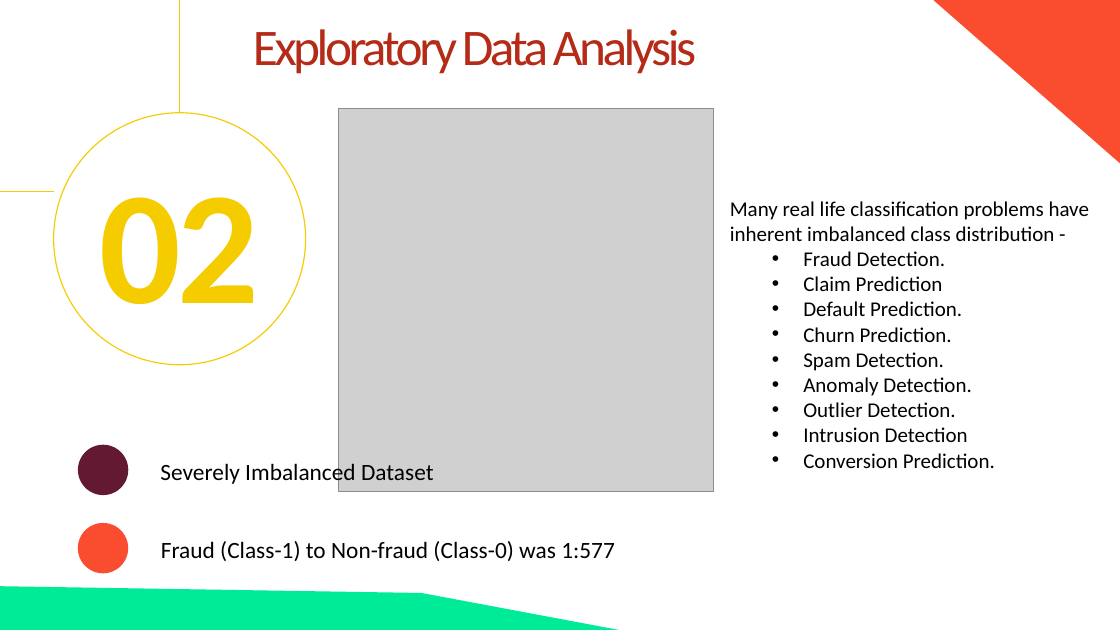
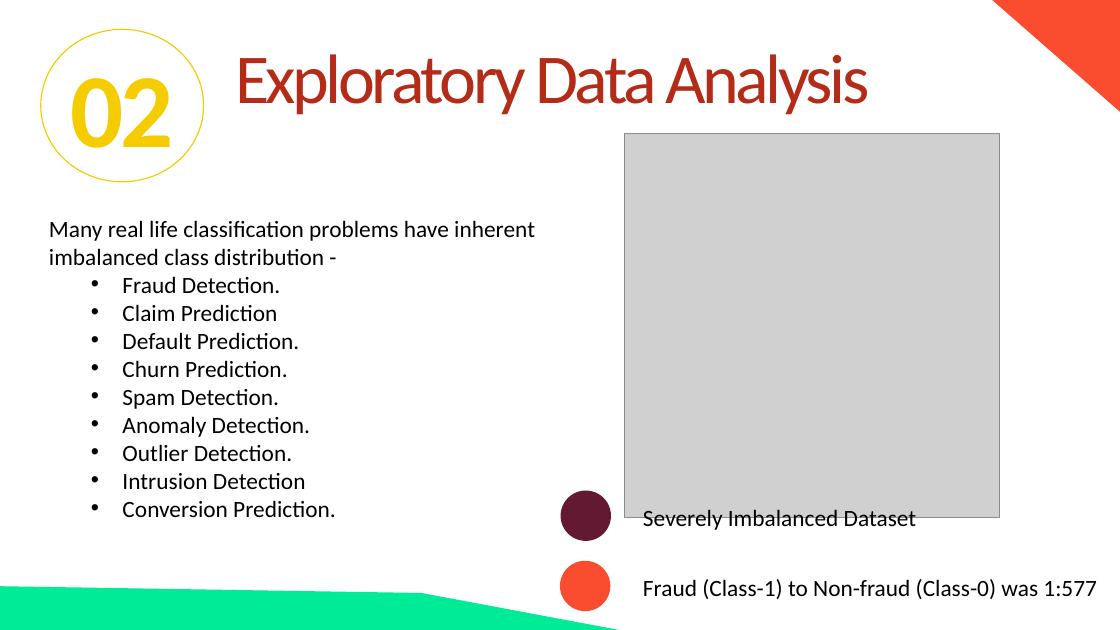
Before and after one commit to fbrowther/Detecting-Fraudulent-Credit-Card-Transactions-Using-Machine-Learning, a slide deck: slide 5 of P4_G4_Presentation - CreditCardTransactions.pptx. Drawn at 1120x630 pixels with LibreOffice and Linux fonts; fonts in the diff are those of the drawing; grey boxes stand for pictures. Boxes give left, top, right and bottom in pixels: in the first picture for what was removed or moved away, otherwise in the second. Text is boxed around its words. In the diff, an @@ line names an element or a change of style, - is before the commit and + after.

```diff
--- a/P4_G4_Presentation - CreditCardTransactions.pptx
+++ b/P4_G4_Presentation - CreditCardTransactions.pptx
@@ ellipse added at [40, 29, 203, 182], outline #F5CC00 1 pt @@
@@ line removed from (180, 0) to (180, 113) @@
@@ text "Exploratory Data Analysis": place and size @@
-text "Exploratory Data Analysis" at [253, 29, 696, 74]
+text "Exploratory Data Analysis" at [235, 54, 869, 115]
@@ text "Exploratory Data Analysis" at [235, 54, 869, 115]: size 44 to 60 pt @@
@@ right triangle: place and size @@
-right triangle at [933, 0, 1120, 163]
+right triangle at [962, 0, 1120, 137]
@@ text "02": place and size @@
-text "02" at [100, 197, 260, 340]
+text "02" at [71, 78, 174, 172]
@@ text "02" at [71, 78, 174, 172]: size 138 to 90 pt @@
@@ ellipse removed at [54, 113, 306, 365] @@
@@ picture: place and size @@
-picture at [339, 108, 713, 492]
+picture at [625, 134, 1000, 518]
@@ line removed from (54, 191) to (0, 191) @@
@@ text "Many real life classification problems ...": place and size @@
-text "Many real life classification problems ..." at [730, 201, 1089, 468]
+text "Many real life classification problems ..." at [49, 220, 535, 517]
@@ text "Many real life classification problems ..." at [49, 220, 535, 517]: size 18 to 20 pt @@
@@ ellipse: place and size @@
-ellipse at [78, 444, 129, 495]
+ellipse at [560, 491, 611, 541]
@@ text "Severely Imbalanced Dataset": place and size @@
-text "Severely Imbalanced Dataset" at [160, 460, 434, 486]
+text "Severely Imbalanced Dataset" at [643, 509, 917, 532]
@@ ellipse: place and size @@
-ellipse at [78, 523, 129, 574]
+ellipse at [560, 561, 611, 612]
@@ text "Fraud (Class-1) to Non-fraud (Class-0) ...": place and size @@
-text "Fraud (Class-1) to Non-fraud (Class-0) ..." at [161, 541, 615, 561]
+text "Fraud (Class-1) to Non-fraud (Class-0) ..." at [643, 579, 1097, 599]
```
Also in this commit, not shown: 22 other slides changed, 1 other file.
